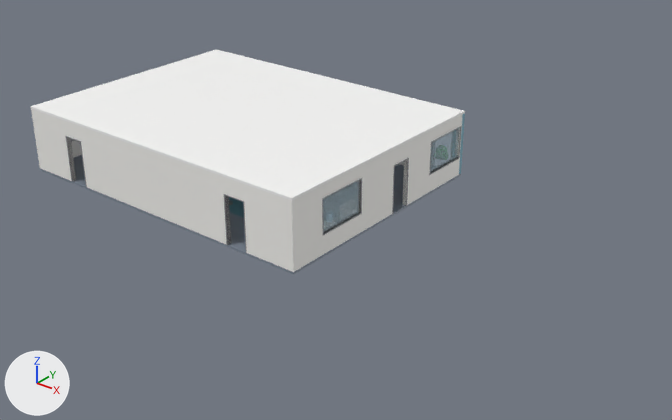
One commit to the Blender file compose/demo_floor.blend: the scene before it, then after it.
Both versions are drawn from a 50 mm camera at (36.6, -23.1, 17.6) aimed at (13.7, 5.5, -0.2). Every picture has the same lights, and +X, +Y and +Z are marked at lower left. The picture after the commit comes second. Objects named as collision shapes, trigger or cutter boxes, shadow casters or lower levels of detail are left out.

Script lines for the objects in view, before the commit:
```python
me_floor = bpy.data.meshes.new('Floor')
me_floor.from_pydata(...)  # 24 vertices, 12 faces; spans x 0.0..16.0, y 0.0..12.0, z -0.1..0.0
me_floor.materials.append(mat_floor_carpet)  # greyish blue #7c8695
me_frames_e = bpy.data.meshes.new('Frames_E')
me_frames_e.from_pydata(...)  # 312 vertices, 156 faces; spans x 15.79..16.01, y 1.75..11.75, z 0.0..2.45
# faces by material slot: [132, 24]
me_frames_e.materials.append(mat_frame)  # grey #898b90
me_frames_e.materials.append(mat_glass)  # blue #cbe7f3
me_wall_e = bpy.data.meshes.new('Wall_E')
me_wall_e.from_pydata(...)  # 216 vertices, 108 faces; spans x 15.8..16.0, y 0.2..11.8, z 0.0..3.0
me_wall_e.materials.append(mat_wall)  # white #f7f6f2
ob_t00_floor = bpy.data.objects.new('T00_Floor', me_floor)
ob_t00_floor.location = (0.0, 0.0, 0.0)
ob_t00_frames_e = bpy.data.objects.new('T00_Frames_E', me_frames_e)
ob_t00_frames_e.location = (0.0, 0.0, 0.0)
ob_t00_wall_e = bpy.data.objects.new('T00_Wall_E', me_wall_e)
ob_t00_wall_e.location = (0.0, 0.0, 0.0)
# also in view: 'T00_Wall_S' at (8.0, 0.1, 1.5); 'T00_Ceiling' at (8.0, 6.0, 3.0)
```
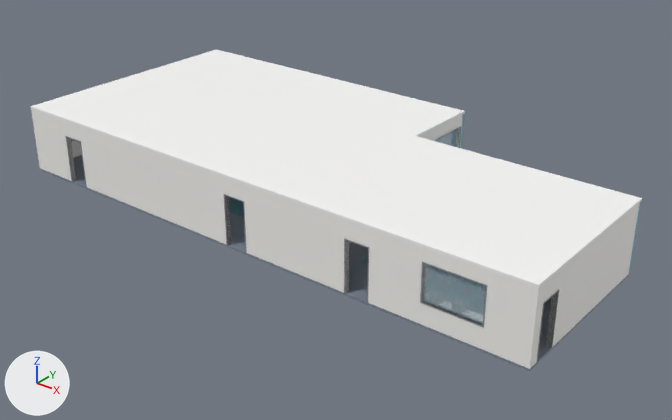
Not visible in the pictures: 'T01_Wall_W'.

What changed in the scene script:
```text
Add ob_t01_wall_w:
    ob_t01_wall_w = bpy.data.objects.new('T01_Wall_W', me_wall_w_001)  # 144 vertices, 72 faces; spans x 0.0..0.2, y 0.2..8.2, z 0.0..3.0; in mat_wall_001 (white #f7f6f2)
    ob_t01_wall_w.location = (16.0, 0.0, 0.0)
Add ob_t01_wall_s:
    ob_t01_wall_s = bpy.data.objects.new('T01_Wall_S', me_wall_s_001)  # 144 vertices, 72 faces; spans x 0.0..10.0, y 0.0..0.2, z 0.0..3.0; in mat_wall_001 (white #f7f6f2)
    ob_t01_wall_s.location = (16.0, 0.0, 0.0)
Add ob_t01_wall_n:
    ob_t01_wall_n = bpy.data.objects.new('T01_Wall_N', me_wall_n_001)  # 24 vertices, 12 faces; spans x 0.0..10.0, y 7.8..8.0, z 0.0..3.0; in mat_wall_accent_001 (cyan #6fa6b8)
    ob_t01_wall_n.location = (16.0, 0.0, 0.0)
Add ob_t01_wall_e:
    ob_t01_wall_e = bpy.data.objects.new('T01_Wall_E', me_wall_e_001)  # 72 vertices, 36 faces; spans x 9.8..10.0, y 0.2..7.8, z 0.0..3.0; in mat_wall_001 (white #f7f6f2)
    ob_t01_wall_e.location = (16.0, 0.0, 0.0)
Add ob_t01_rug:
    ob_t01_rug = bpy.data.objects.new('T01_Rug', me_rug_004)  # 24 vertices, 12 faces; spans x -3.5..3.5, y -1.8..1.8, z 0.0..0.01; in mat_rug_blue_001 (cyan #598e9e)
    ob_t01_rug.location = (21.0, 4.0, 0.0)
Add ob_t01_frames_s:
    ob_t01_frames_s = bpy.data.objects.new('T01_Frames_S', me_frames_s_001)  # 192 vertices, 96 faces; spans x 2.45..8.25, y -0.01..0.21, z 0.0..2.45; in mat_frame_001 (grey #898b90), mat_glass_001 (blue #cbe7f3)
    ob_t01_frames_s.location = (16.0, 0.0, 0.0)
Add ob_t01_frames_e:
    ob_t01_frames_e = bpy.data.objects.new('T01_Frames_E', me_frames_e_001)  # 72 vertices, 36 faces; spans x 9.79..10.01, y 0.45..1.55, z 0.0..2.25; in mat_frame_001 (grey #898b90)
    ob_t01_frames_e.location = (16.0, 0.0, 0.0)
Add ob_t01_floor:
    ob_t01_floor = bpy.data.objects.new('T01_Floor', me_floor_001)  # 24 vertices, 12 faces; spans x 0.0..10.0, y 0.0..8.0, z -0.1..0.0; in mat_floor_carpet_001 (greyish blue #7c8695)
    ob_t01_floor.location = (16.0, 0.0, 0.0)
Add ob_t01_ceiling:
    ob_t01_ceiling = bpy.data.objects.new('T01_Ceiling', me_ceiling_001)  # 24 vertices, 12 faces; spans x 0.0..10.0, y 0.0..8.0, z 3.0..3.1; in mat_ceiling_001 (white #fafaf9)
    ob_t01_ceiling.location = (16.0, 0.0, 0.0)
```

Boxes (x1, y1, x2, y2) around the edits, measured in the pictures (672 x 420 px):
'T01_Ceiling', added
    after: (292, 136, 642, 288)
'T01_Wall_S', added
    after: (292, 201, 542, 369)
'T01_Wall_E', added
    after: (533, 203, 639, 365)
'T01_Frames_S', added
    after: (344, 238, 487, 328)
    faces in mat_glass_001 (blue #cbe7f3): (423, 264, 486, 324)
    faces in mat_frame_001 (grey #898b90): (344, 238, 487, 328)
'T01_Floor', added
    after: (294, 242, 630, 371)
'T01_Frames_E', added
    after: (536, 289, 559, 363)
'T01_Wall_N', added
    after: (629, 201, 642, 273)
'T01_Rug', added (mostly hidden)
    after: (361, 257, 368, 265)
'T00_Frames_E', unchanged, covered by the edit
    before: (322, 126, 461, 235)
    after: (433, 126, 461, 148)
